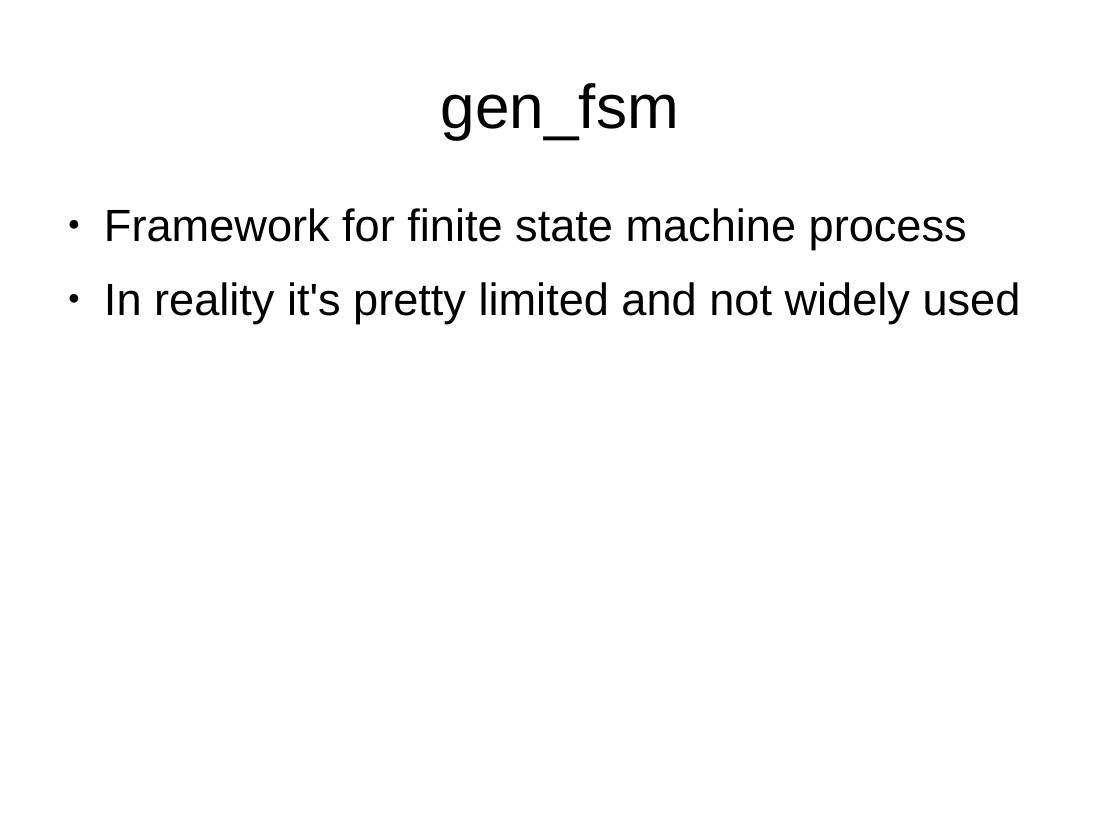
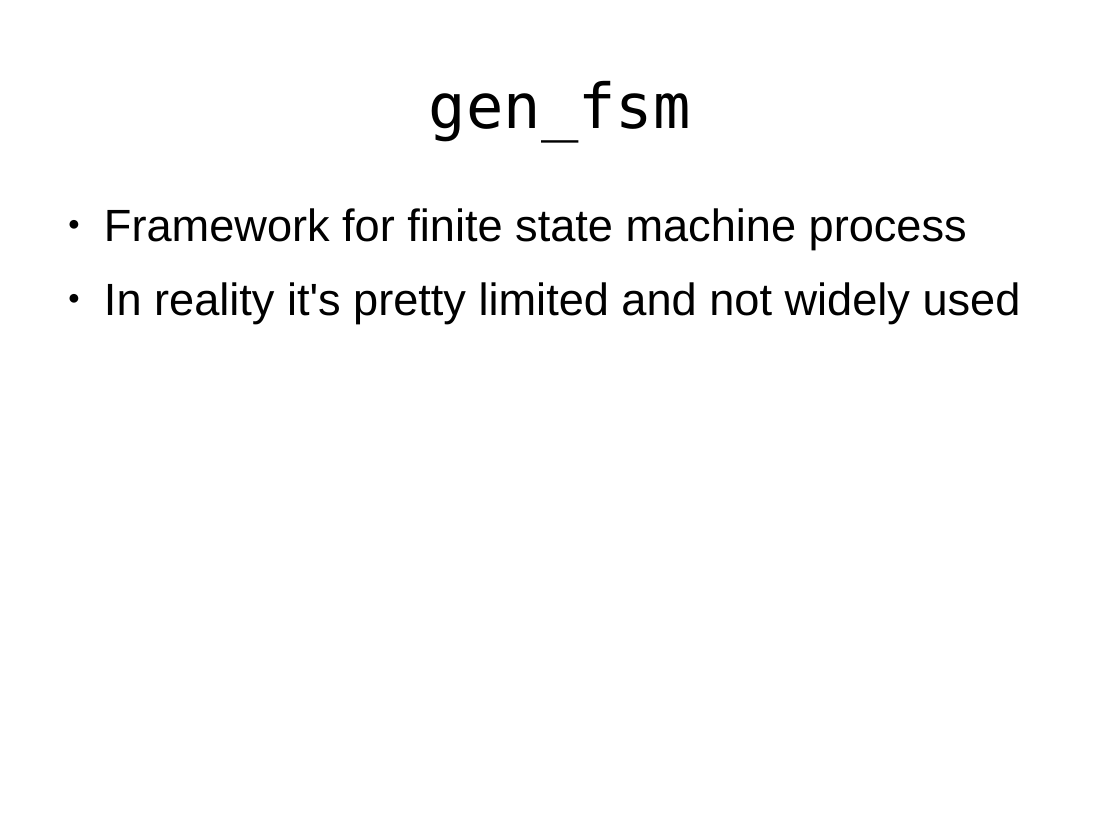
Before and after one commit to bernardd/OTPworkshop, a slide deck: slide 8 of Slides.odp. Drawn at 1120x840 pixels with LibreOffice and Linux fonts; fonts in the diff are those of the drawing. Boxes give left, top, right and bottom in pixels: in the first picture for what was removed or moved away, otherwise in the second. Text is boxed around its words. In the diff, an @@ line names an element or a change of style, - is before the commit and + after.

```diff
--- a/Slides.odp
+++ b/Slides.odp
@@ title "gen_fsm" at (429, 80, 691, 141): font Arial to DejaVu Sans Mono @@
```
Also in this commit, not shown: 6 other slides changed, 1 slide added, 1 slide removed, 7 other files.
